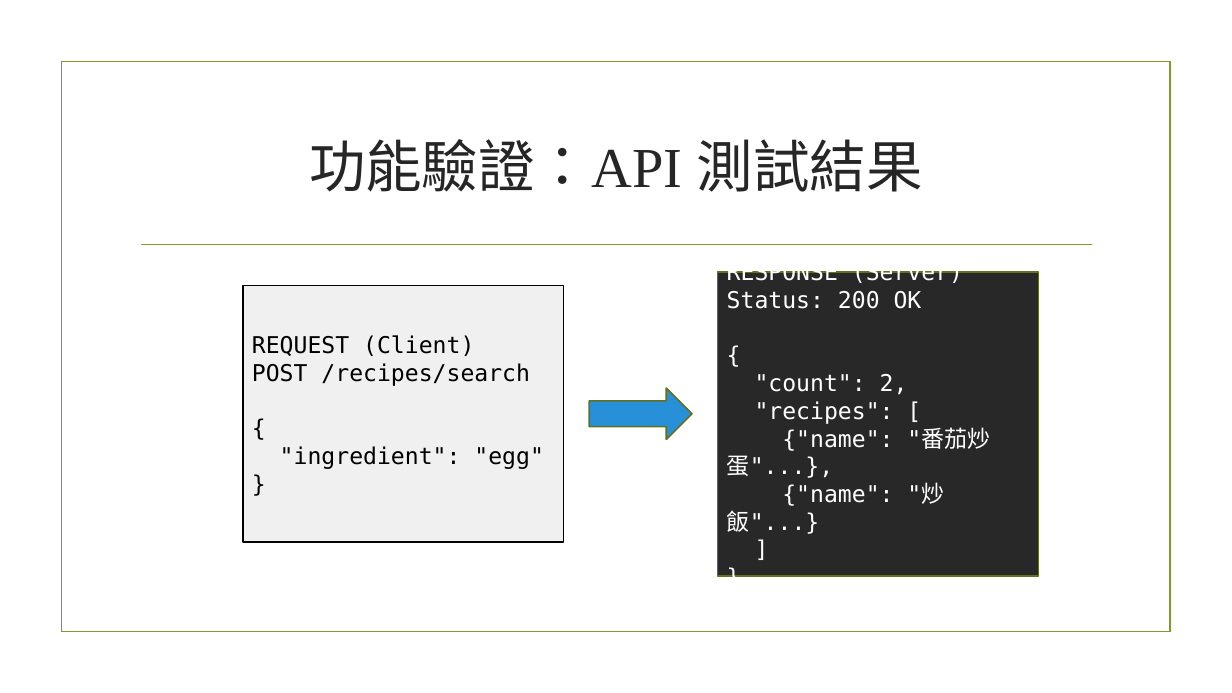
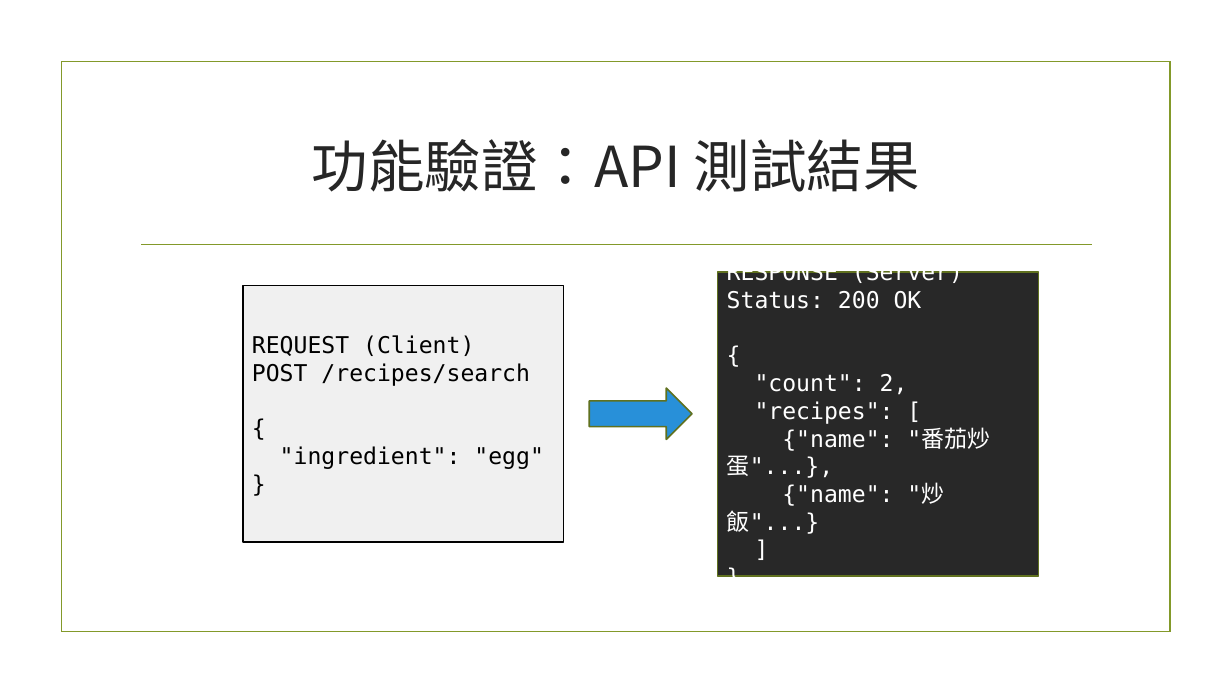
Before and after one commit to megan950628-tech/Final_report_recipe1, a slide deck: slide 6 of 智慧食譜推薦系統：後端架構.pptx (slide 5 before the commit). Drawn at 1232x693 pixels with LibreOffice and Linux fonts; fonts in the diff are those of the drawing; background and template pictures are left out. Boxes give left, top, right and bottom in pixels: in the first picture for what was removed or moved away, otherwise in the second. Text is boxed around its words. In the diff, an @@ line names an element or a change of style, - is before the commit and + after.

```diff
--- a/智慧食譜推薦系統：後端架構.pptx
+++ b/智慧食譜推薦系統：後端架構.pptx
@@ title "功能驗證：API 測試結果" at box(312, 139, 920, 192): font Times New Roman to Noto Sans CJK SC @@
```
Also in this commit, not shown: 4 other slides changed, 7 slides added.
